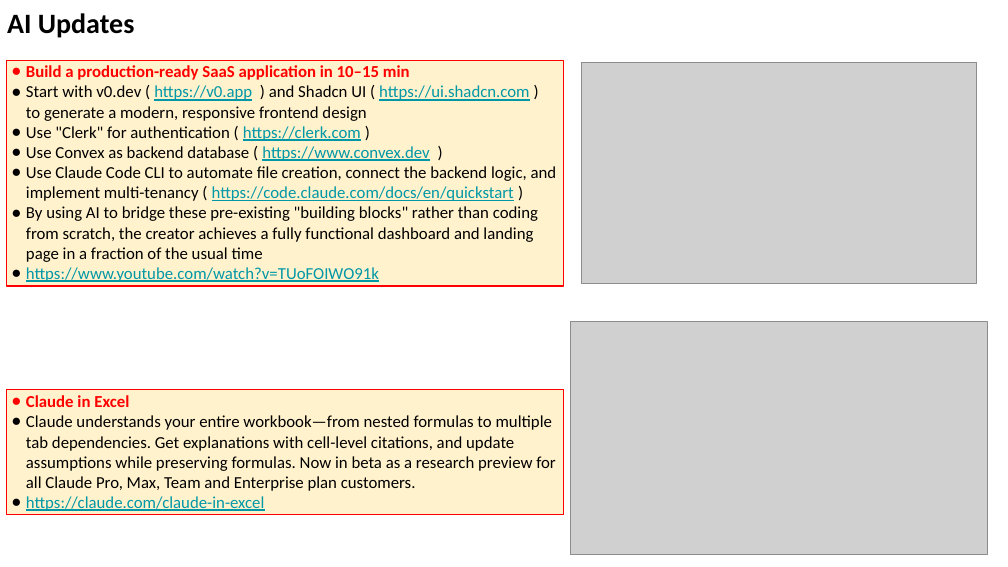
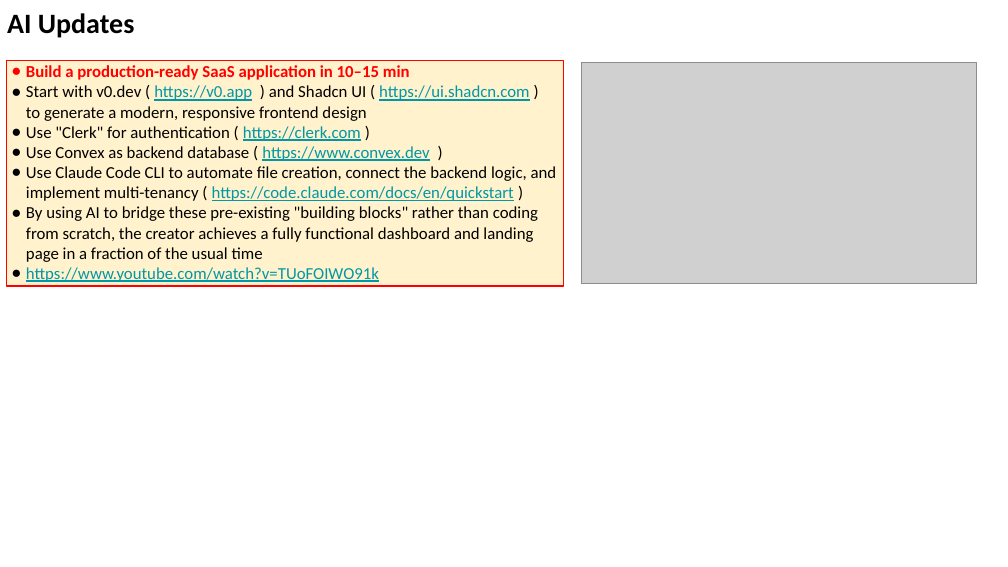
Before and after one commit to lselector/seminar, a slide deck: slide 18 of 2026/2026-02-06-AI-Updates.pptx. Drawn at 1008x567 pixels with LibreOffice and Linux fonts; fonts in the diff are those of the drawing; grey boxes stand for pictures. Boxes give left, top, right and bottom in pixels: in the first picture for what was removed or moved away, otherwise in the second. Text is boxed around its words. In the diff, an @@ line names an element or a change of style, - is before the commit and + after.

Commit message:
update

```diff
--- a/2026/2026-02-06-AI-Updates.pptx
+++ b/2026/2026-02-06-AI-Updates.pptx
@@ picture removed at (571,322,987,554) @@
@@ rectangle removed at (6,390,563,514) @@
-● Claude in Excel
-● Claude understands your entire workbook—from nested formulas to multiple tab dependencies. Get explanations with cell-level citations, and update assumptions while preserving formulas. Now in beta as a research preview for all Claude Pro, Max, Team and Enterprise plan customers.
-● https://claude.com/claude-in-excel
```
Also in this commit, not shown: 3 other slides changed, 2 slides added.
